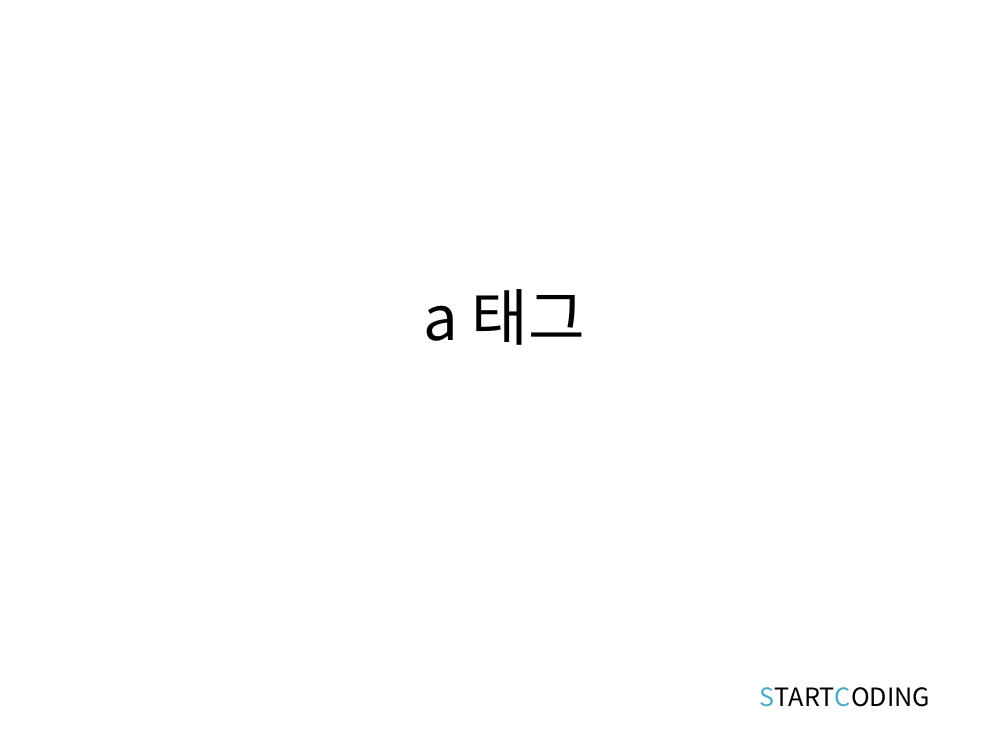
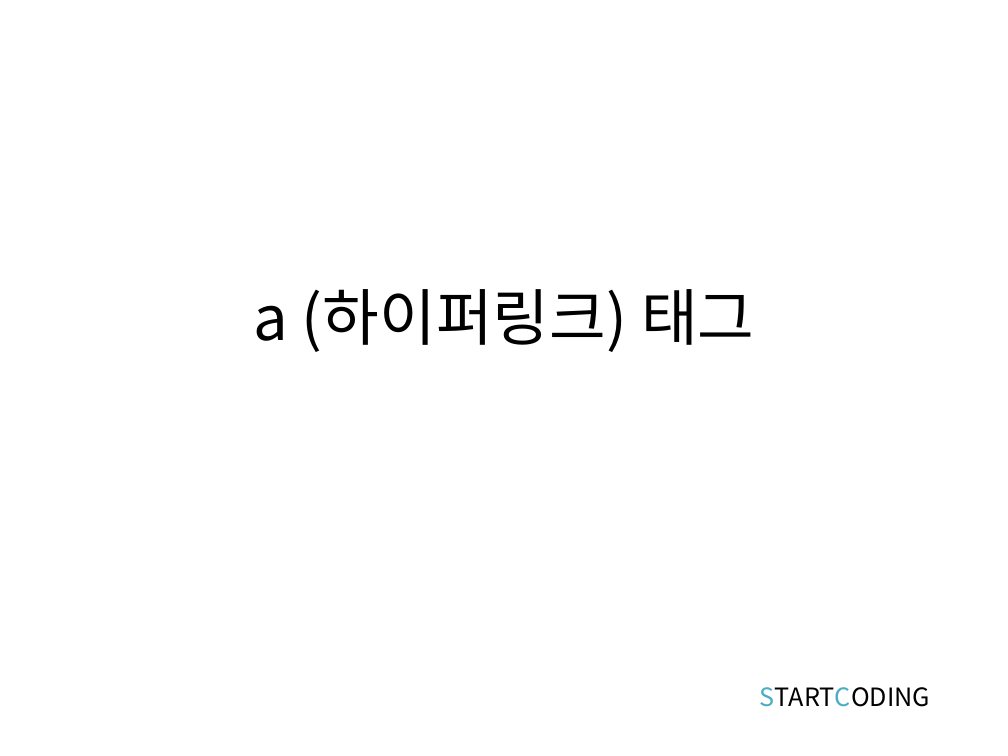
Before and after one commit to kwonkijun/web, a slide deck: slide 12 of 프론트엔드기초(PPT)/HTML5 2강_텍스트관련태그.pptx (slide 6 before the commit). Drawn at 1008x756 pixels with LibreOffice and Linux fonts; fonts in the diff are those of the drawing. Boxes give left, top, right and bottom in pixels: in the first picture for what was removed or moved away, otherwise in the second. Text is boxed around its words. In the diff, an @@ line names an element or a change of style, - is before the commit and + after.

```diff
--- a/프론트엔드기초(PPT)/HTML5 2강_텍스트관련태그.pptx
+++ b/프론트엔드기초(PPT)/HTML5 2강_텍스트관련태그.pptx
@@ title at (253,289,754,352): text changed @@
-a 태그
+a (하이퍼링크) 태그
```
Also in this commit, not shown: 8 slides added, 30 other files.
